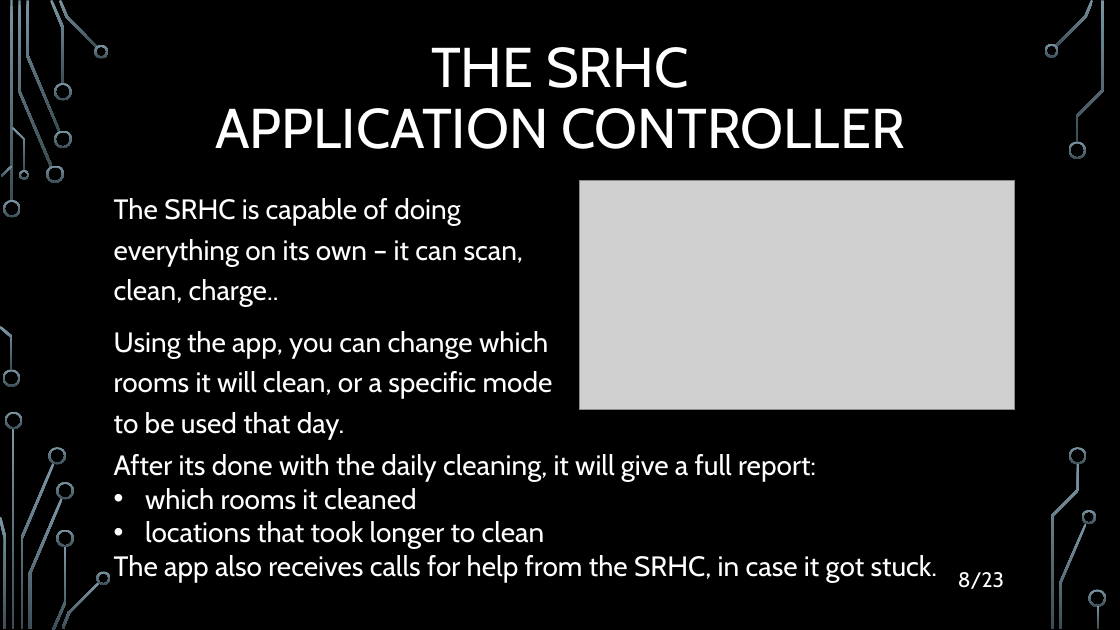
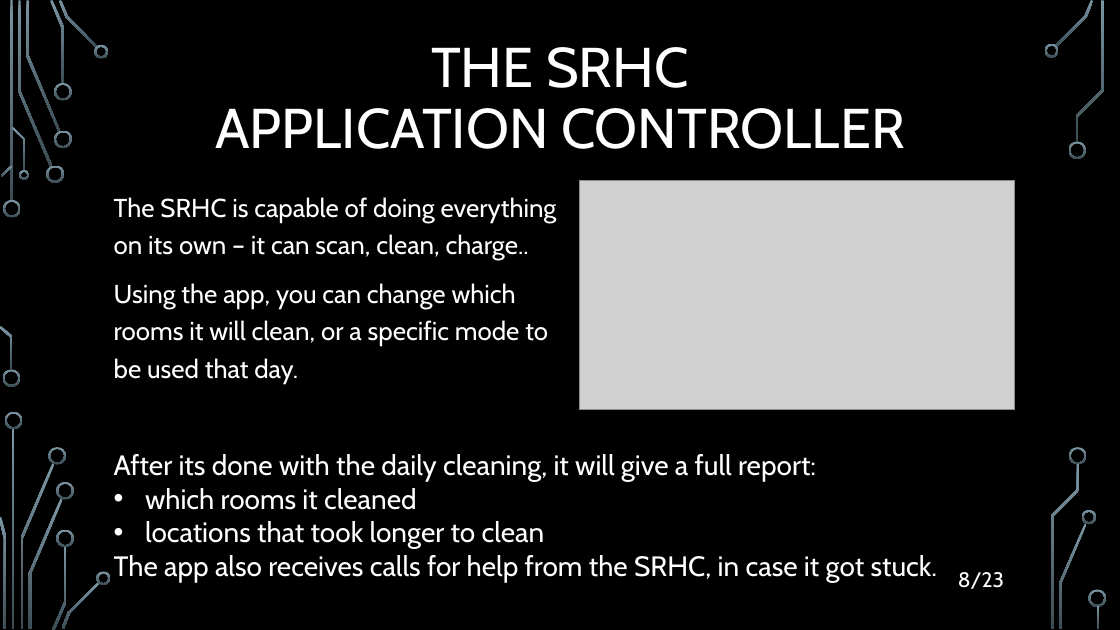
Before and after one commit to filozof50/UP, a slide deck: slide 8 of hw2/H2020.pptx. Drawn at 1120x630 pixels with LibreOffice and Linux fonts; fonts in the diff are those of the drawing; grey boxes stand for pictures; background and template pictures are left out. Boxes give left, top, right and bottom in pixels: in the first picture for what was removed or moved away, otherwise in the second. Text is boxed around its words. In the diff, an @@ line names an element or a change of style, - is before the commit and + after.

```diff
--- a/hw2/H2020.pptx
+++ b/hw2/H2020.pptx
@@ text "The SRHC is capable of ..." at (114,197,557,383): size 24 to 22.2 pt @@
```
Also in this commit, not shown: 3 other slides changed.
